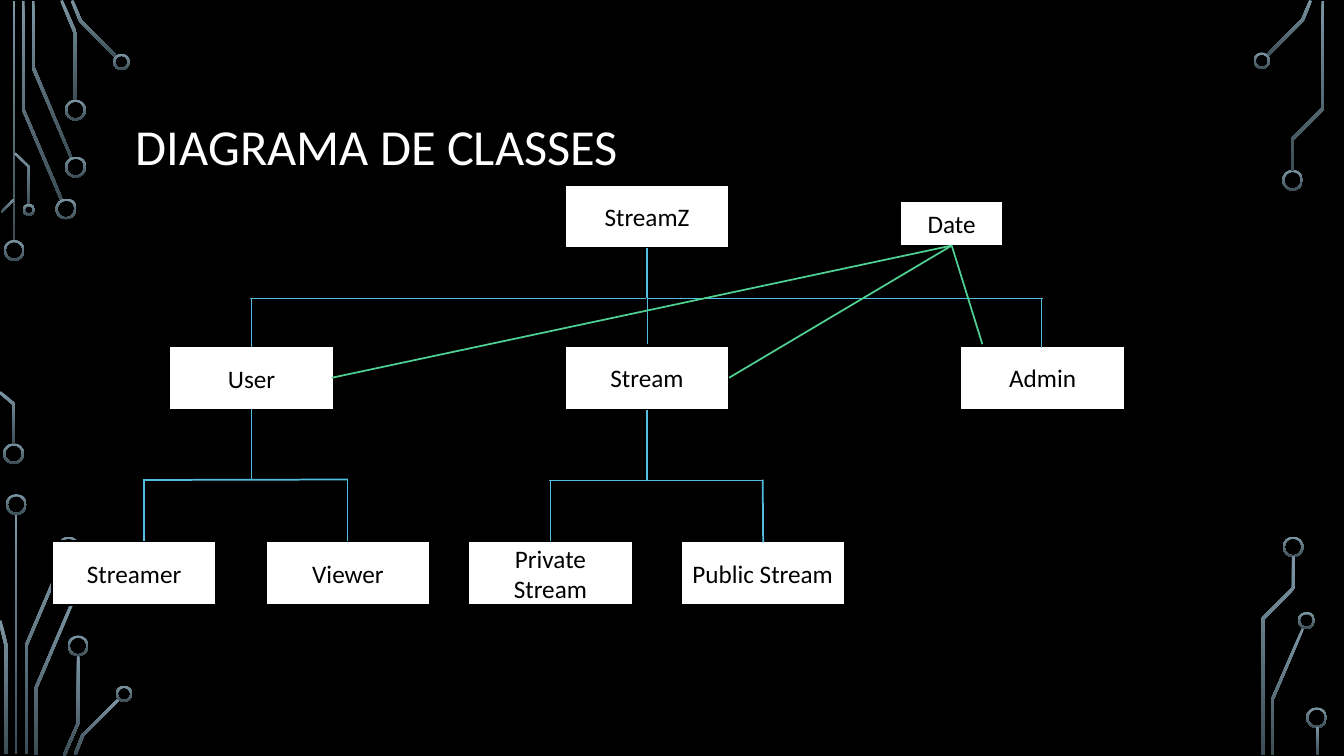
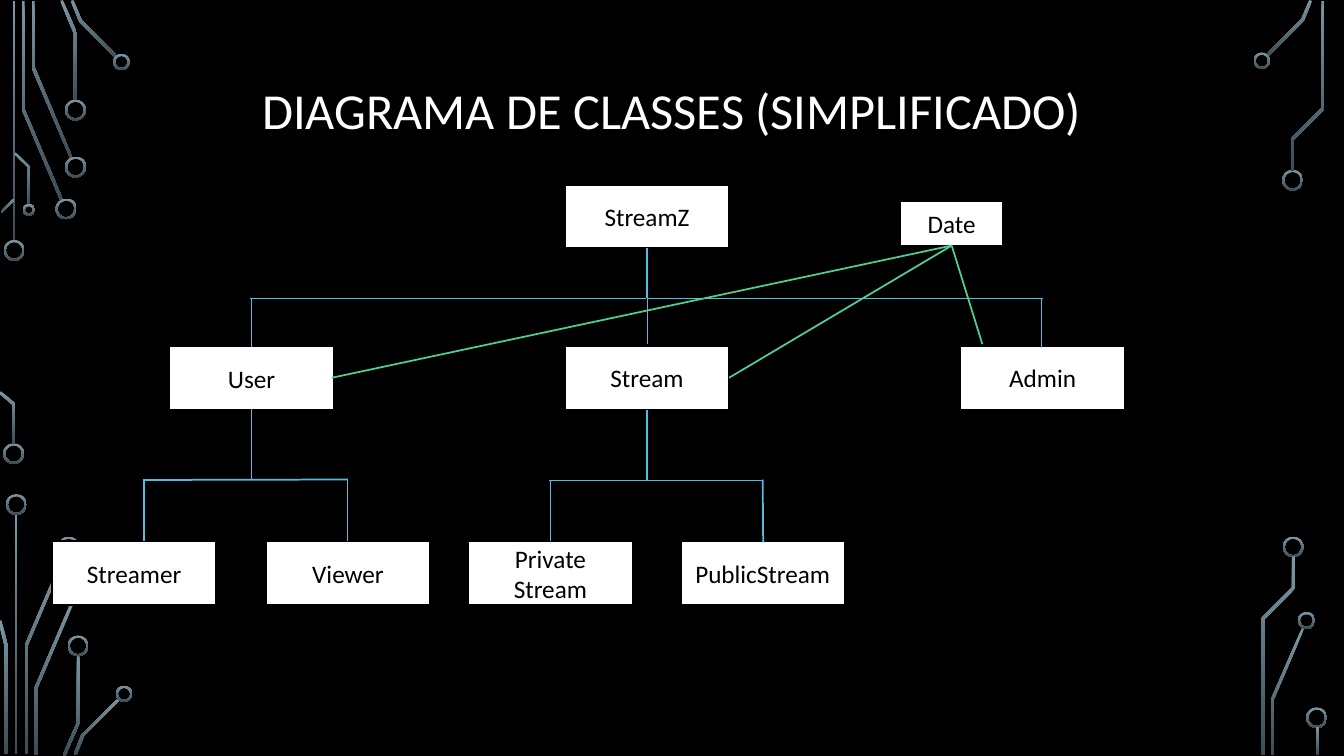
Before and after one commit to BrunoRosendo/StreamZ-AEDA-proj-, a slide deck: slide 6 of StreamZ.pptx. Drawn at 1344x756 pixels with LibreOffice and Linux fonts; fonts in the diff are those of the drawing; background and template pictures are left out. Boxes give left, top, right and bottom in pixels: in the first picture for what was removed or moved away, otherwise in the second. Text is boxed around its words. In the diff, an @@ line names an element or a change of style, - is before the commit and + after.

```diff
--- a/StreamZ.pptx
+++ b/StreamZ.pptx
@@ title at bbox=[262, 92, 1081, 136]: text changed @@
-DIAGRAMA DE CLASSES
+DIAGRAMA DE CLASSES (SIMPLIFICADO)
@@ text in rectangle at bbox=[695, 565, 830, 583]: spaces changed @@
-Public Stream
+PublicStream
```
Also in this commit, not shown: 12 other slides changed, 3 slides added, 7 slides removed.
